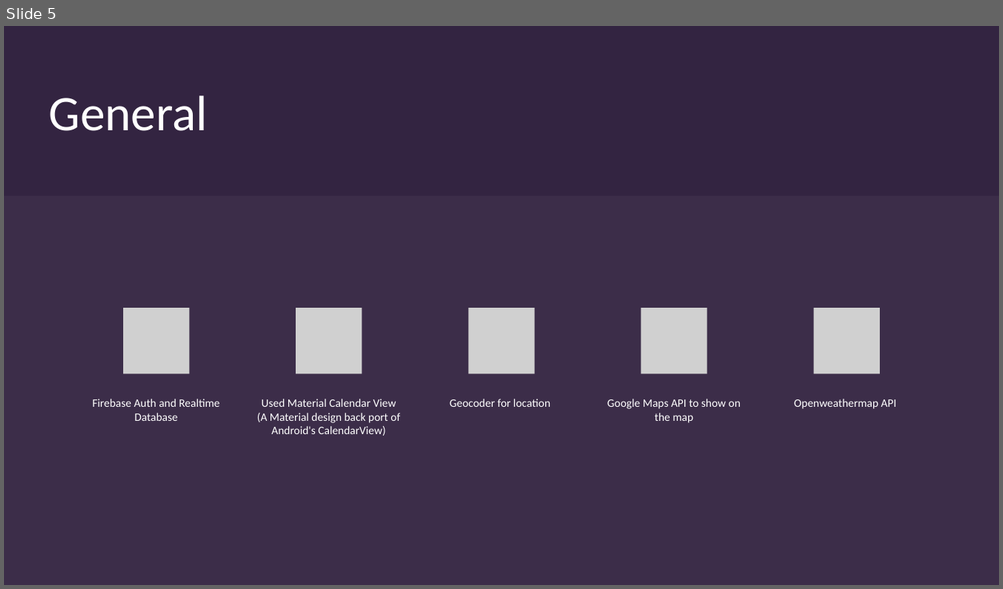
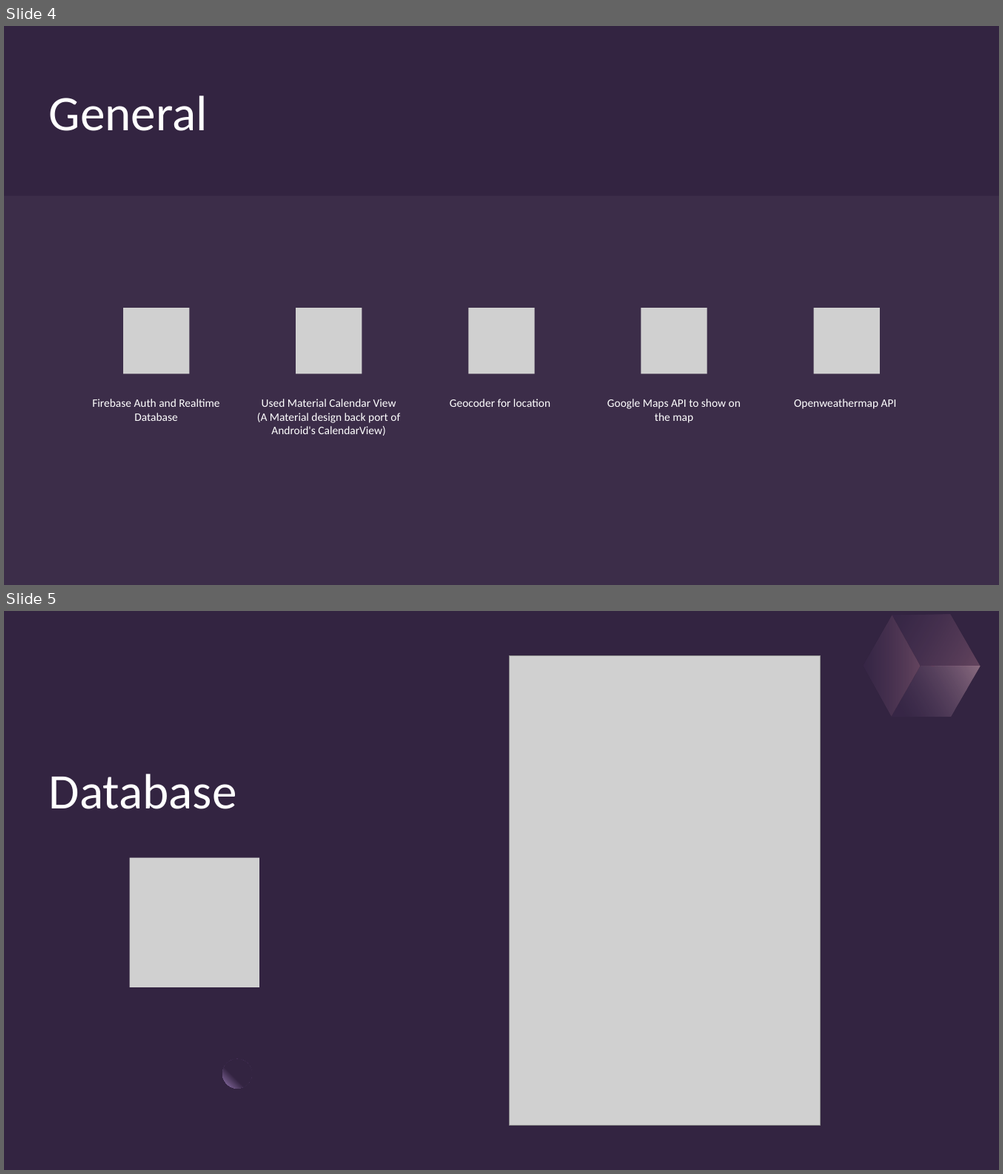
Before and after one commit to JoelASD/your-calendar, a slide deck: Documents/yourCalendar.pptx. Shown one above the other, each under a label of ours: slide 5 before the commit, slides 4 and 5 after it. The pictures are 1003x589 and 1003x1174 pixels, drawn with LibreOffice and Linux fonts; fonts in the diff are those of the drawing; grey boxes stand for pictures. Boxes give left, top, right and bottom in pixels: in the first picture for what was removed or moved away, otherwise in the second. Text is boxed around its words. In the diff, an @@ line names an element or a change of style, - is before the commit and + after.

```diff
--- a/Documents/yourCalendar.pptx
+++ b/Documents/yourCalendar.pptx
@@ slide 5 added at (x1=4, y1=611, x2=999, y2=1170), background #332441 @@
@@ rectangle added at (x1=4, y1=611, x2=999, y2=1170), fill #332441 @@
@@ freeform shape added at (x1=848, y1=615, x2=935, y2=717), fill gradient #48335B to #DB94A3 @@
@@ freeform shape added at (x1=877, y1=611, x2=995, y2=692), fill gradient #48335B to #DB94A3 @@
@@ freeform shape added at (x1=891, y1=641, x2=980, y2=743), fill gradient #48335B to #E7B8C2 @@
@@ picture added at (x1=509, y1=655, x2=820, y2=1126) @@
@@ title added at (x1=49, y1=774, x2=237, y2=809), 48 pt, text #FFFFFF @@
+Database
@@ picture added at (x1=129, y1=858, x2=259, y2=988) @@
@@ ellipse added at (x1=222, y1=1059, x2=252, y2=1088), fill gradient #332441 to #9A7BB6 @@
@@ what was slide 5 is now slide 4 @@
```
